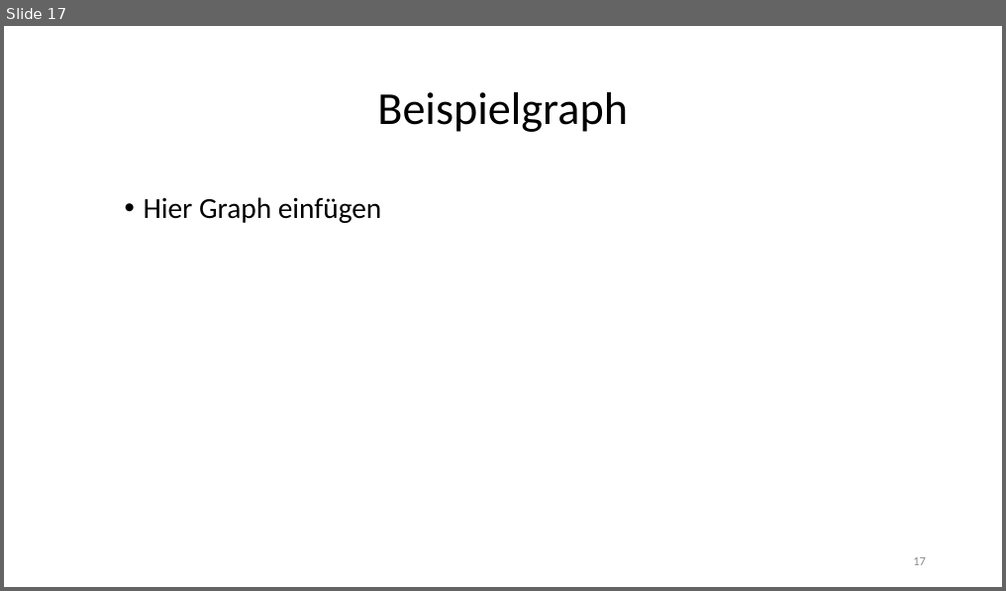
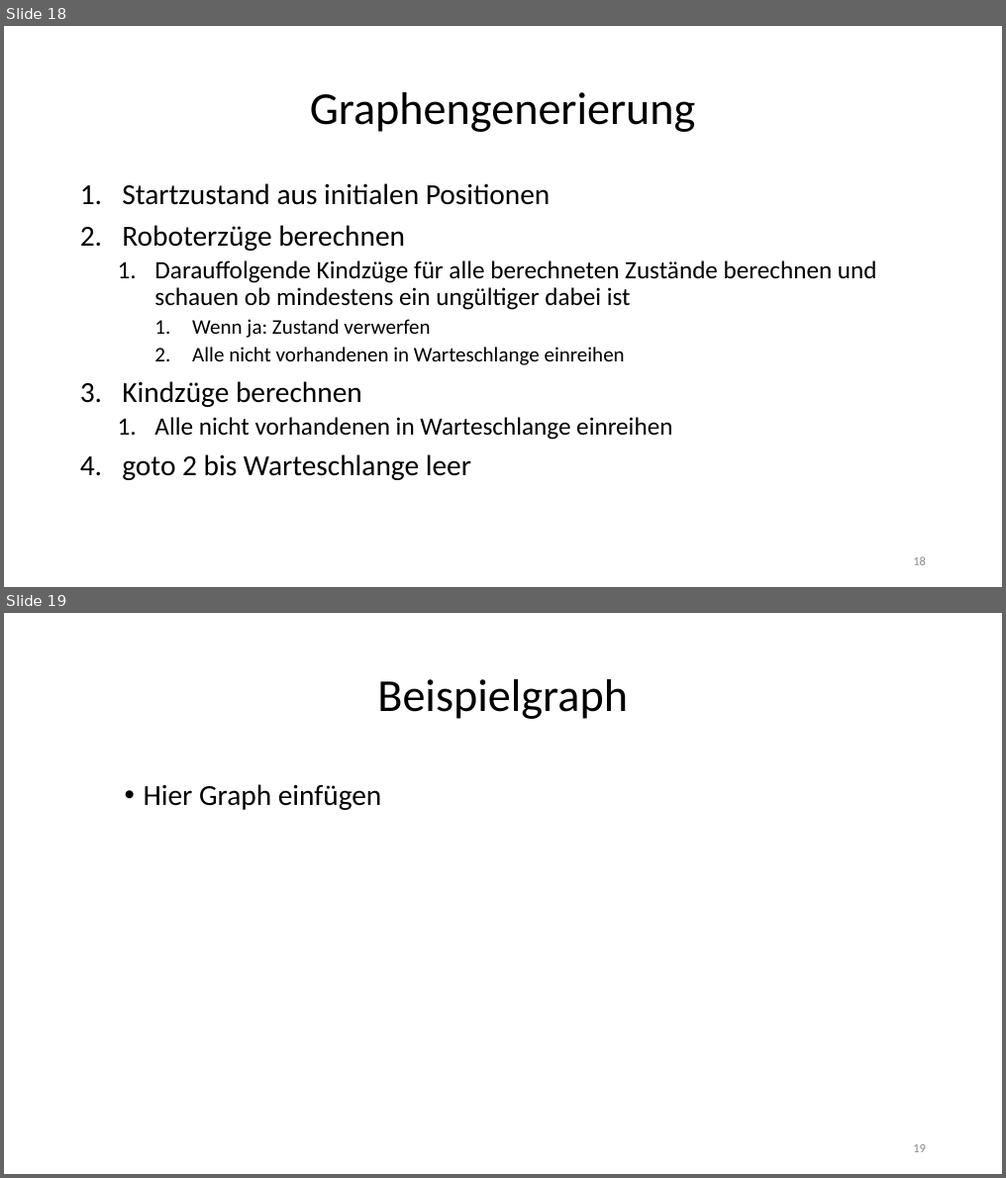
Before and after one commit to jhbruhn/fmes, a slide deck: Dokumentation/Roboter.pptx. Shown one above the other, each under a label of ours: slide 17 before the commit, slides 18 and 19 after it. The pictures are 1006x591 and 1006x1178 pixels, drawn with LibreOffice and Linux fonts; fonts in the diff are those of the drawing; background and template pictures are left out. Boxes give left, top, right and bottom in pixels: in the first picture for what was removed or moved away, otherwise in the second. Text is boxed around its words. In the diff, an @@ line names an element or a change of style, - is before the commit and + after.

```diff
--- a/Dokumentation/Roboter.pptx
+++ b/Dokumentation/Roboter.pptx
@@ slide 18 added at <box>4,26,1002,587</box>, background #FFFFFF @@
@@ title added at <box>310,92,696,132</box>, 44 pt, text #000000 @@
+Graphengenerierung
@@ text added at <box>122,183,877,480</box>, 24 pt, text #000000 @@
+1. Startzustand aus initialen Positionen
+2. Roboterzüge berechnen
+  1. Darauffolgende Kindzüge für alle berechneten Zustände berechnen und schauen ob mindestens ein ungültiger dabei ist
+    1. Wenn ja: Zustand verwerfen
+    2. Alle nicht vorhandenen in Warteschlange einreihen
+3. Kindzüge berechnen
+  1. Alle nicht vorhandenen in Warteschlange einreihen
+4. goto 2 bis Warteschlange leer
@@ page number added at <box>913,557,926,566</box>, 12 pt, text #8C8C8C @@
+18
@@ what was slide 17 is now slide 19 @@
@@ page number at <box>913,1145,926,1153</box>: text changed @@
-17
+19
```
Also in this commit, not shown: 13 slides changed, 3 other slides added, 2 slides removed.
